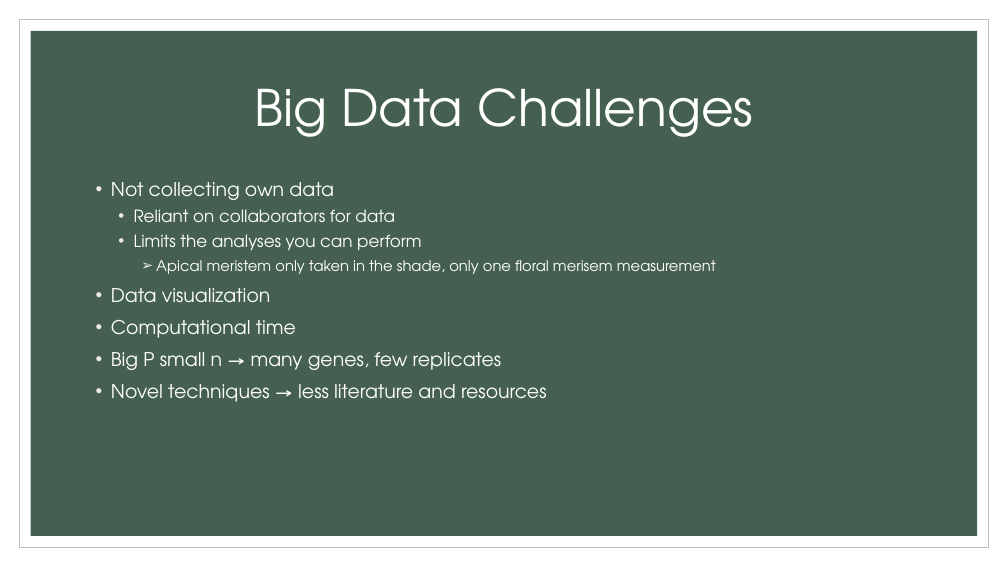
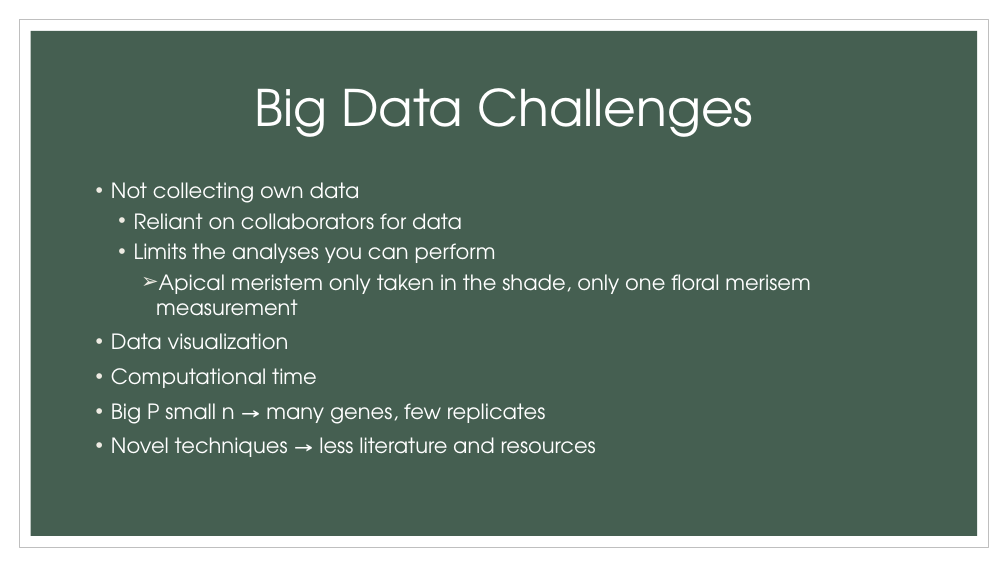
Before and after one commit to pjte/big-data, a slide deck: slide 4 of final_presentation.pptx (slide 5 before the commit). Drawn at 1008x567 pixels with LibreOffice and Linux fonts; fonts in the diff are those of the drawing. Boxes give left, top, right and bottom in pixels: in the first picture for what was removed or moved away, otherwise in the second. Text is boxed around its words. In the diff, an @@ line names an element or a change of style, - is before the commit and + after.

```diff
--- a/final_presentation.pptx
+++ b/final_presentation.pptx
@@ text "Not collecting own data" at (111, 182, 810, 457): size 18 to 20 pt in "Not collecting own data", "Data visualization", "Computational time", "Big P small n → many genes, ..." and 1 more places; size 16 to 20 pt in "Reliant on collaborators for data", "Limits the analyses you can perform"; size 14 to 20 pt in "Apical meristem only taken in the shade, ..." @@
```
Also in this commit, not shown: 5 other slides changed, 2 slides added, 3 slides removed.
